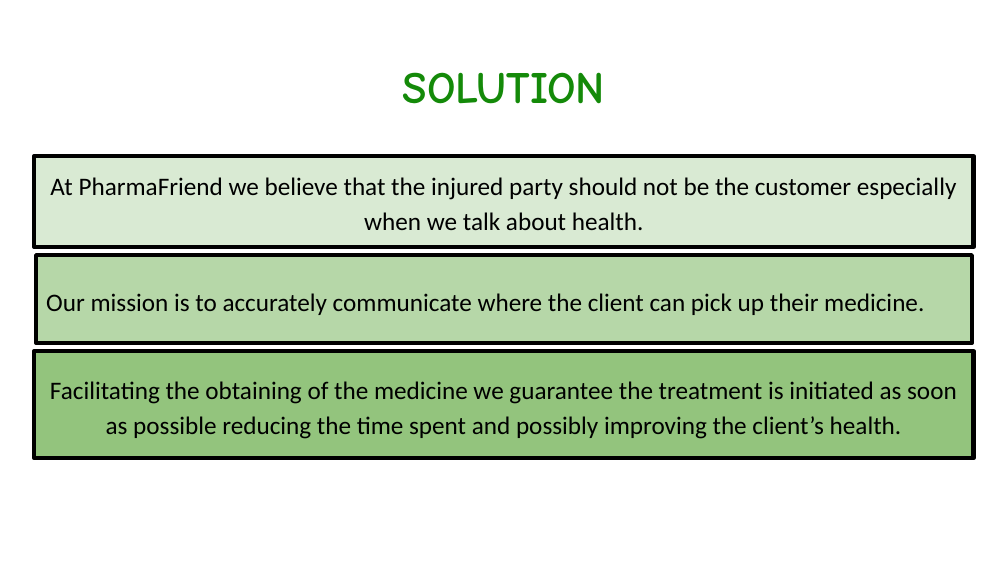
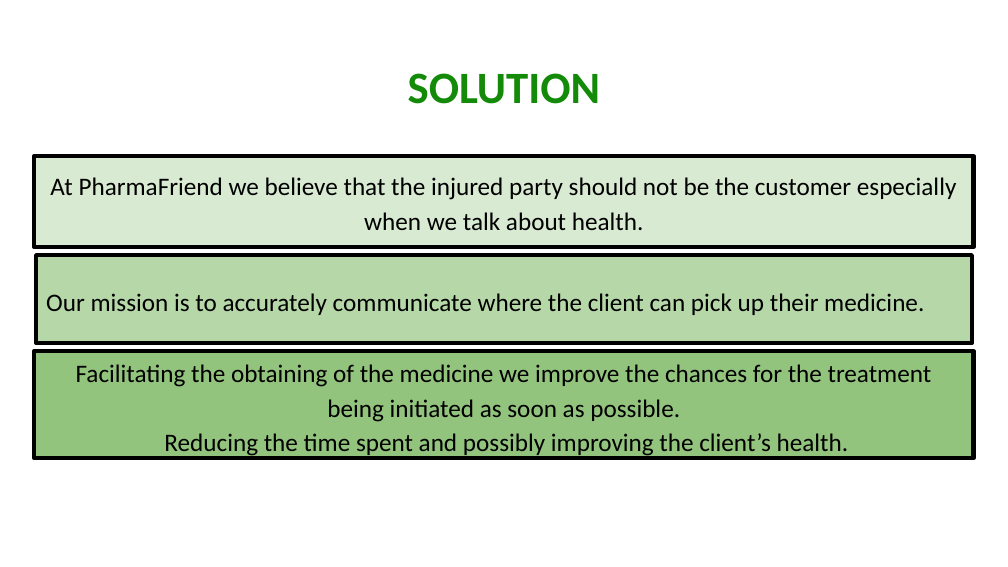
Before and after one commit to Elsamarsantos/PharmaFriend, a slide deck: slide 7 of PharmaFriend.pptx. Drawn at 1008x567 pixels with LibreOffice and Linux fonts; fonts in the diff are those of the drawing; background and template pictures are left out. Boxes give left, top, right and bottom in pixels: in the first picture for what was removed or moved away, otherwise in the second. Text is boxed around its words. In the diff, an @@ line names an element or a change of style, - is before the commit and + after.

```diff
--- a/PharmaFriend.pptx
+++ b/PharmaFriend.pptx
@@ title "SOLUTION" at box(408, 73, 600, 104): font Comic Neue to Calibri @@
@@ text in rectangle at box(76, 364, 932, 458): text changed @@
-Facilitating the obtaining of the medicine we guarantee the treatment is initiated as soon as possible reducing the time spent and possibly improving the client’s health.
+Facilitating the obtaining of the medicine we improve the chances for the treatment being initiated as soon as possible.
+Reducing the time spent and possibly improving the client’s health.
```
Also in this commit, not shown: 13 other slides changed, 1 slide removed, 2 other files.
